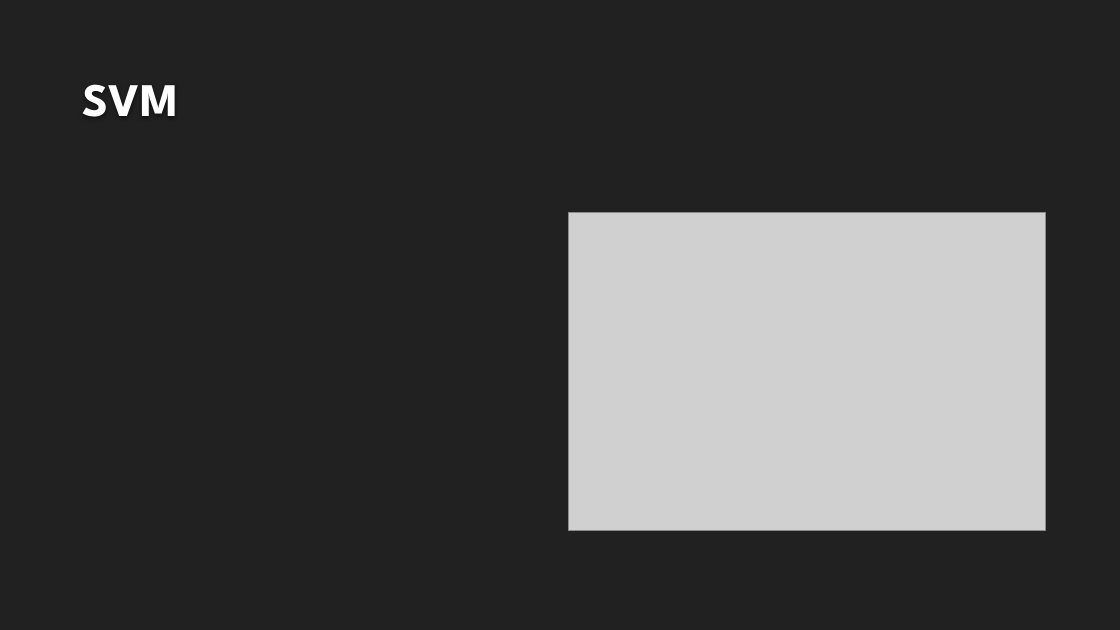
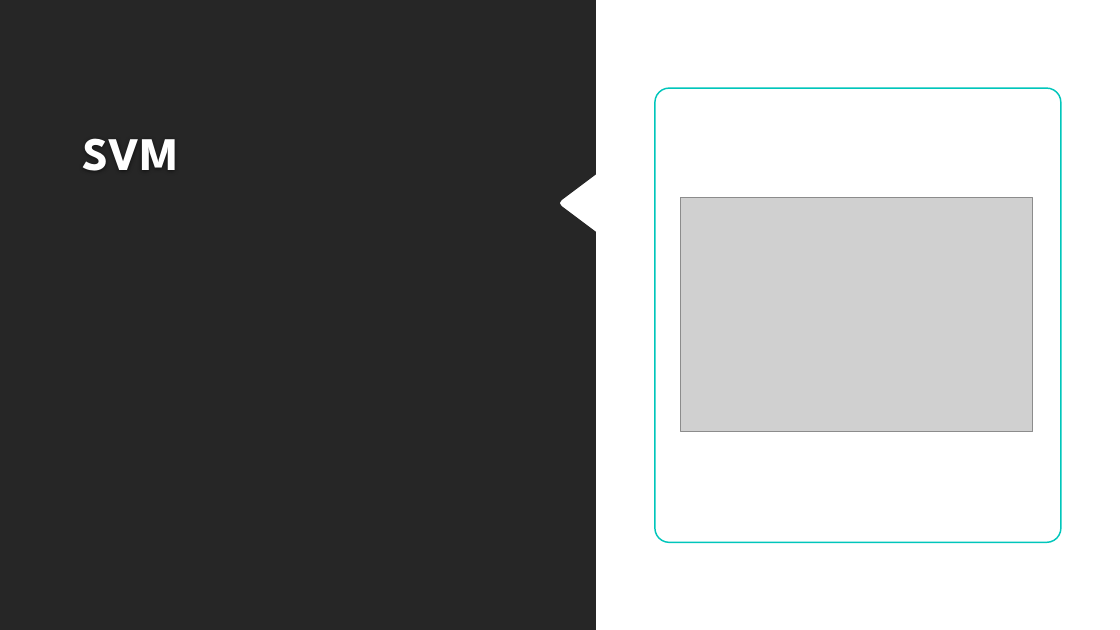
Before and after one commit to Sal-r/Credit-Card-Fraud, a slide deck: slide 6 of Credit_Card_Fraud_Presentation.pptx. Drawn at 1120x630 pixels with LibreOffice and Linux fonts; fonts in the diff are those of the drawing; grey boxes stand for pictures; background and template pictures are left out. Boxes give left, top, right and bottom in pixels: in the first picture for what was removed or moved away, otherwise in the second. Text is boxed around its words. In the diff, an @@ line names an element or a change of style, - is before the commit and + after.

```diff
--- a/Credit_Card_Fraud_Presentation.pptx
+++ b/Credit_Card_Fraud_Presentation.pptx
@@ background #212121 to #FFFFFF @@
@@ freeform shape added at bbox=[0, 0, 596, 630], fill #262626 @@
@@ title "SVM": place and size @@
-title "SVM" at bbox=[83, 84, 179, 117]
+title "SVM" at bbox=[83, 138, 179, 171]
@@ rounded rectangle added at bbox=[655, 88, 1061, 543], fill #FFFFFF, outline #00C6BB 1.25 pt @@
@@ picture: place and size @@
-picture at bbox=[569, 213, 1046, 531]
+picture at bbox=[681, 197, 1033, 432]
```
Also in this commit, not shown: 4 other slides changed.
